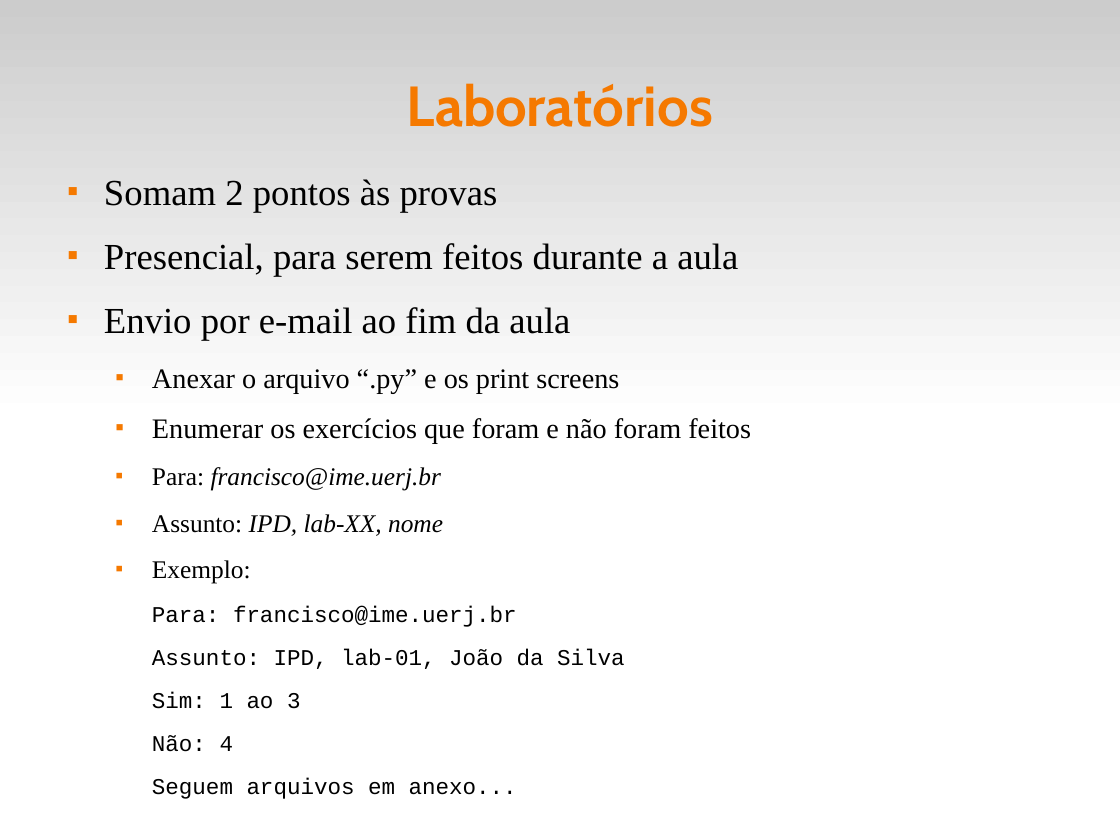
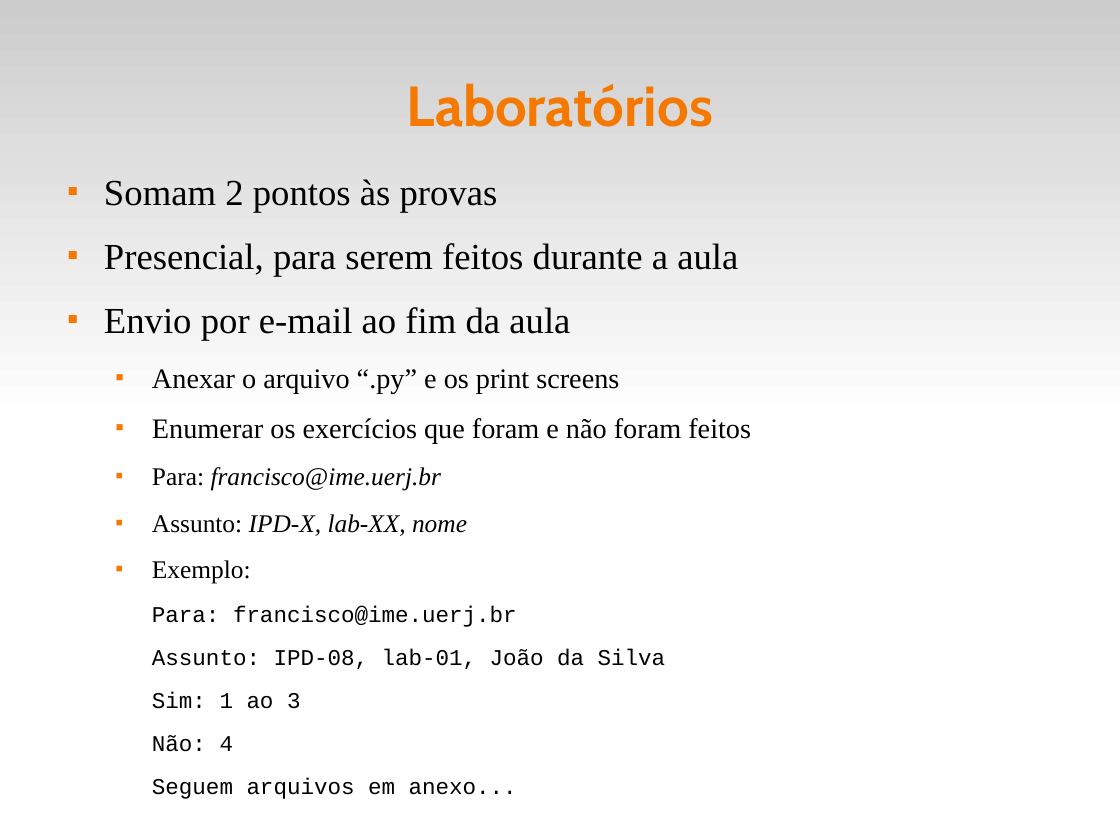
Before and after one commit to fsantanna-uerj/IPD, a slide deck: slide 6 of slides/ipd-00.odp. Drawn at 1120x840 pixels with LibreOffice and Linux fonts; fonts in the diff are those of the drawing. Boxes give left, top, right and bottom in pixels: in the first picture for what was removed or moved away, otherwise in the second. Text is boxed around its words. In the diff, an @@ line names an element or a change of style, - is before the commit and + after.

```diff
--- a/slides/ipd-00.odp
+++ b/slides/ipd-00.odp
@@ text at (x1=152, y1=514, x2=467, y2=536): text changed @@
-  ■ Assunto: IPD, lab-XX, nome
+  ■ Assunto: IPD-X, lab-XX, nome
@@ text at (x1=152, y1=649, x2=666, y2=669): text changed @@
-  Assunto: IPD, lab-01, João da Silva
+  Assunto: IPD-08, lab-01, João da Silva
```
Also in this commit, not shown: 9 other slides changed, 3 other files.
